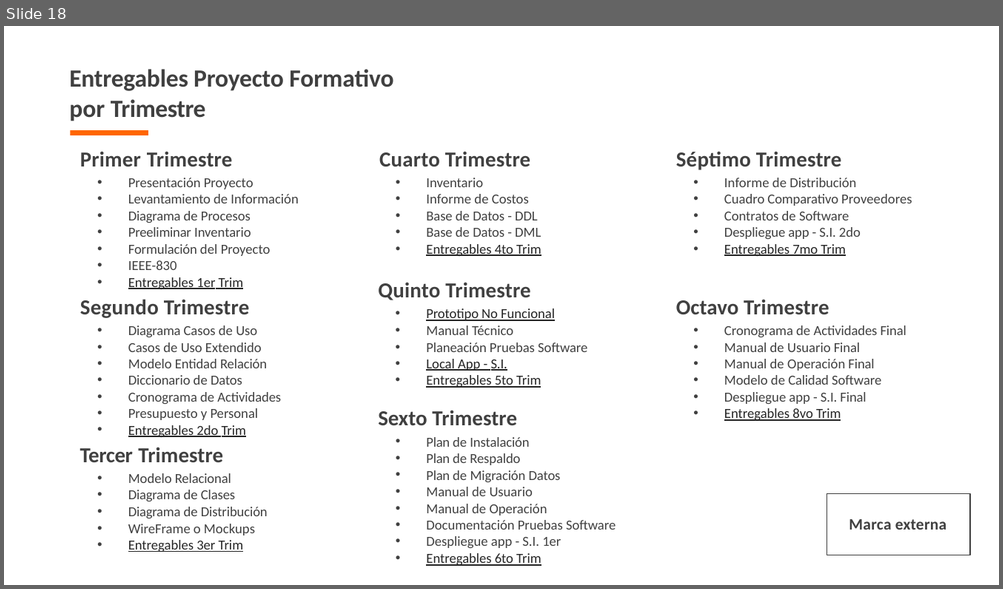
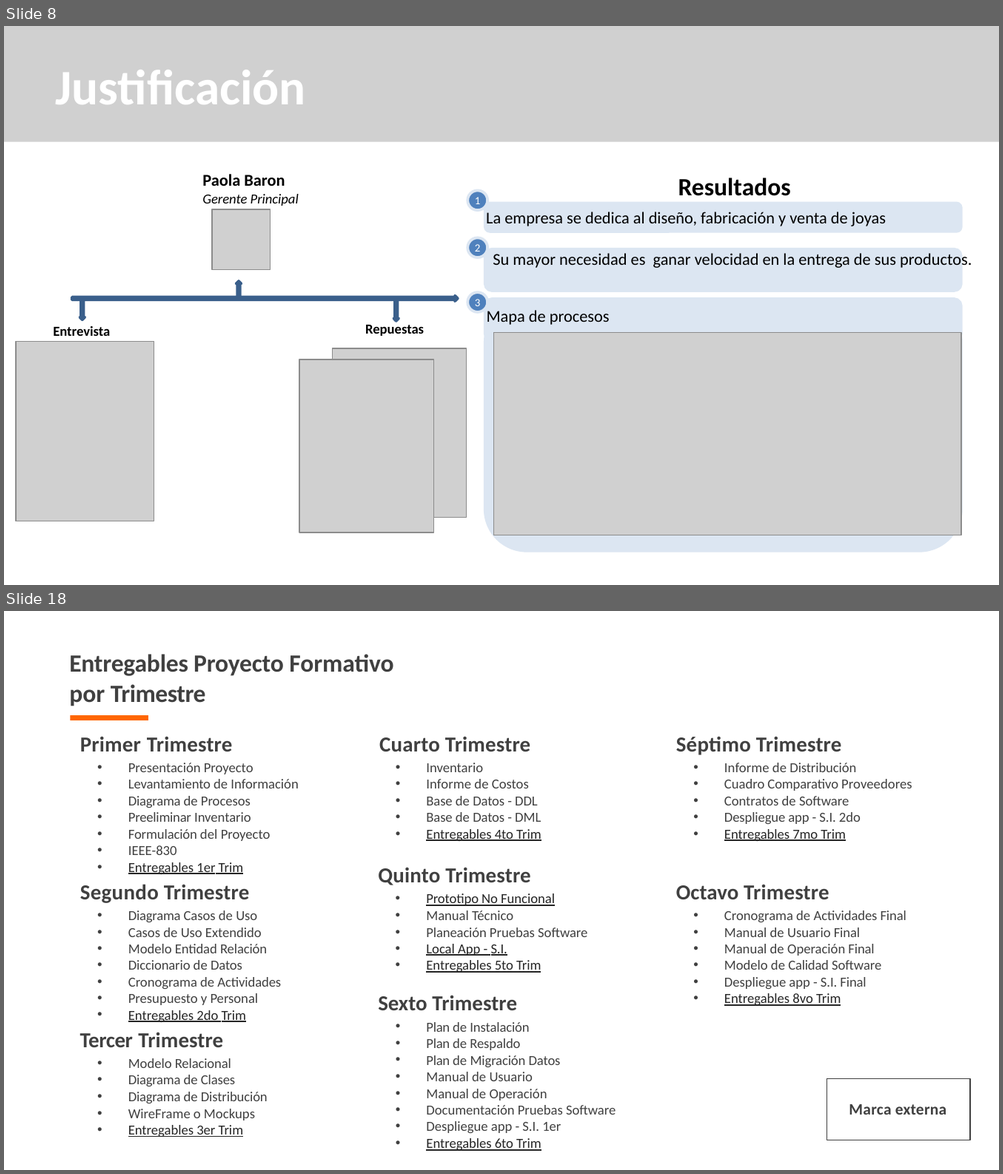
Before and after one commit to tataAntolinez/JOYASPRECIOSAS3D, a slide deck: app/app_documentacion/1er_trim/1_1_1_presentacion_proyecto-convertido (1).pptx. Shown one above the other, each under a label of ours: slide 18 before the commit, slides 8 and 18 after it; the slides between them are not shown. The pictures are 1003x589 and 1003x1174 pixels, drawn with LibreOffice and Linux fonts; fonts in the diff are those of the drawing; grey boxes stand for pictures; background and template pictures are left out. Boxes give left, top, right and bottom in pixels: in the first picture for what was removed or moved away, otherwise in the second. Text is boxed around its words. In the diff, an @@ line names an element or a change of style, - is before the commit and + after.

```diff
--- a/app/app_documentacion/1er_trim/1_1_1_presentacion_proyecto-convertido (1).pptx
+++ b/app/app_documentacion/1er_trim/1_1_1_presentacion_proyecto-convertido (1).pptx
@@ slide 8 added at (x1=4, y1=26, x2=999, y2=585), background #FFFFFF @@
@@ picture added at (x1=4, y1=26, x2=999, y2=142) @@
@@ title added at (x1=56, y1=70, x2=306, y2=104), 36 pt, text #FFFFFF, bold @@
+Justificación
@@ text added at (x1=202, y1=174, x2=299, y2=206), 10 pt, text #000000, italic @@
+Paola Baron
+Gerente Principal
@@ text added at (x1=678, y1=178, x2=791, y2=196), 18 pt, text #000000, bold @@
+Resultados
@@ ellipse added at (x1=467, y1=190, x2=487, y2=210), fill #4F81BD, outline #DCE6F2 2 pt, 8 pt, text #FFFFFF @@
+1
@@ rounded rectangle added at (x1=485, y1=203, x2=961, y2=232), fill #DCE6F2, outline #DCE6F2 2 pt @@
@@ picture added at (x1=212, y1=210, x2=270, y2=271) @@
@@ text added at (x1=486, y1=212, x2=885, y2=227), 12 pt, text #000000 @@
+La empresa se dedica al diseño, fabricación y venta de joyas
@@ ellipse added at (x1=467, y1=238, x2=487, y2=258), fill #4F81BD, outline #DCE6F2 2 pt, 8 pt, text #FFFFFF @@
+2
@@ rounded rectangle added at (x1=485, y1=249, x2=961, y2=292), fill #DCE6F2, outline #DCE6F2 2 pt @@
@@ text added at (x1=492, y1=253, x2=971, y2=268), 12 pt, text #000000 @@
+Su mayor necesidad es ganar velocidad en la entrega de sus productos.
@@ down arrow added at (x1=236, y1=281, x2=241, y2=297), fill #4F81BD, outline #3A5F8C 2 pt @@
@@ right arrow added at (x1=71, y1=295, x2=458, y2=301), fill #4F81BD, outline #3A5F8C 2 pt @@
@@ down arrow added at (x1=79, y1=301, x2=85, y2=321), fill #4F81BD, outline #3A5F8C 2 pt @@
@@ down arrow added at (x1=394, y1=301, x2=399, y2=321), fill #4F81BD, outline #3A5F8C 2 pt @@
@@ ellipse added at (x1=467, y1=292, x2=487, y2=312), fill #4F81BD, outline #DCE6F2 2 pt, 8 pt, text #FFFFFF @@
+3
@@ rounded rectangle added at (x1=485, y1=300, x2=961, y2=341), fill #DCE6F2, outline #DCE6F2 2 pt @@
@@ rounded rectangle added at (x1=485, y1=301, x2=961, y2=551), fill #DCE6F2, outline #DCE6F2 2 pt @@
@@ text added at (x1=486, y1=310, x2=609, y2=325), 12 pt, text #000000 @@
+Mapa de procesos
@@ text added at (x1=53, y1=326, x2=110, y2=336), 10 pt, text #000000, bold @@
+Entrevista
@@ text added at (x1=365, y1=325, x2=424, y2=336), 10 pt, text #000000, bold @@
+Repuestas
@@ picture added at (x1=493, y1=333, x2=961, y2=536) @@
@@ picture added at (x1=16, y1=341, x2=154, y2=521) @@
@@ picture added at (x1=333, y1=348, x2=466, y2=517) @@
@@ picture added at (x1=299, y1=360, x2=434, y2=533) @@
```
Also in this commit, not shown: 8 slides changed, 8 other slides added, 10 slides removed, 10 other files.
